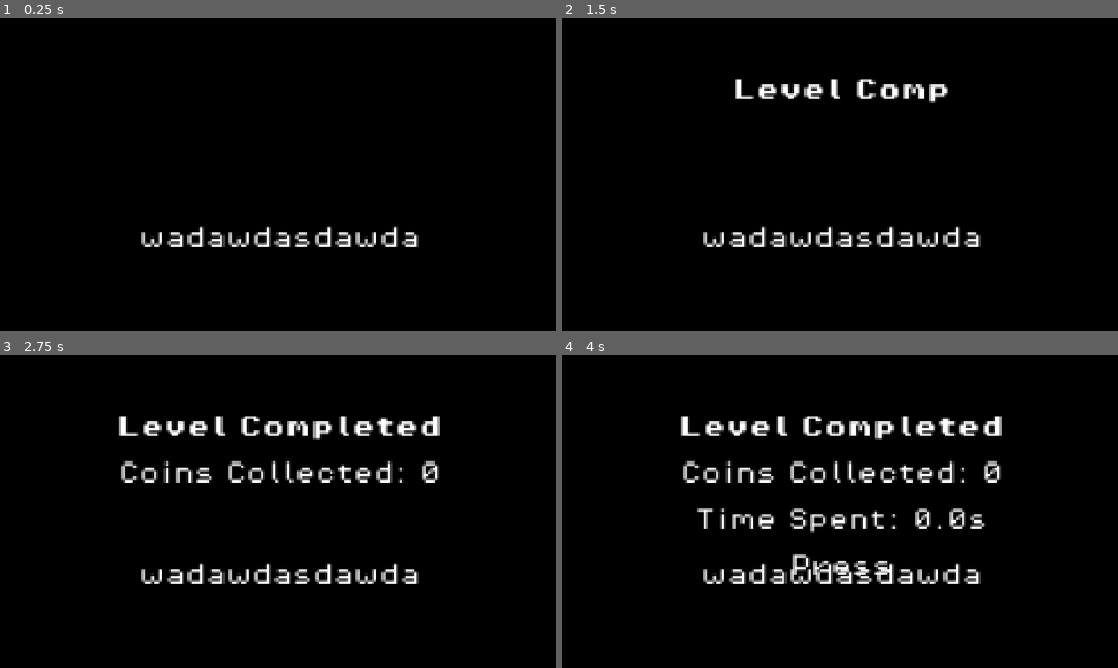
Above: before the commit, frames 1-4 (two rows, left to right).
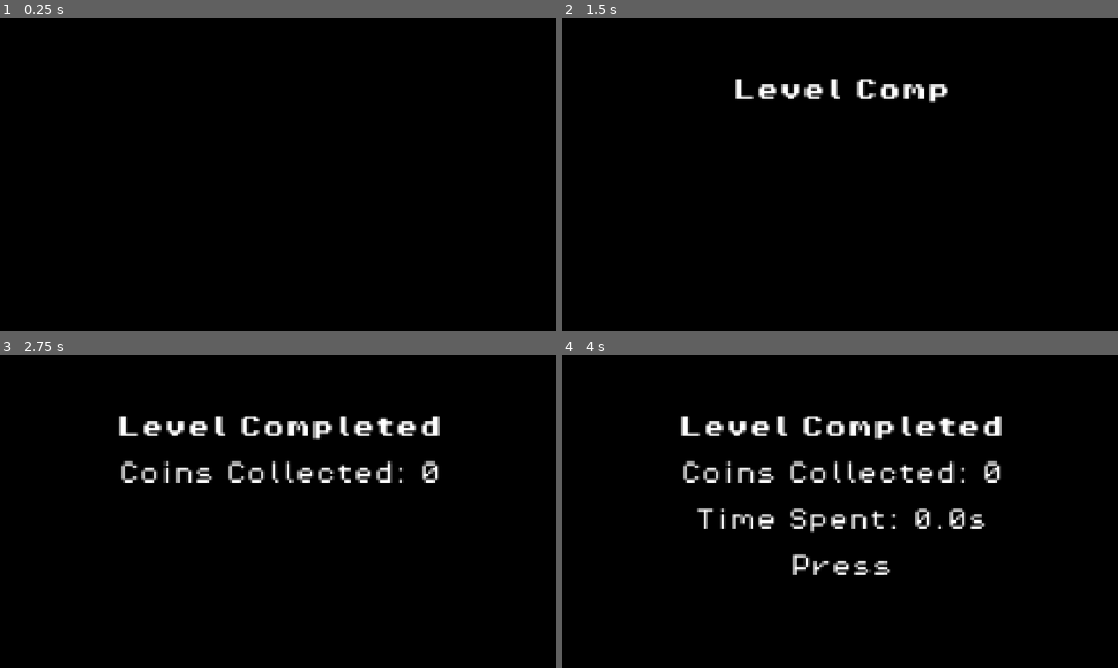
Above: after the commit, the same moments.

Repository: mubixd69-ux/Twister
Game: Godot game, scene res://scenes/control.tscn
Two runs of this game, one before a commit and one after it. Both use one fixed random seed, a clock stepped at 60 frames per second and the inputs below. This scene is started directly instead of the project's main scene.
Inputs (mouse positions are in pixels of both pictures, inside the frame that each line leads up to):
- Up to frame 1 (0.25 s): no input
- Up to frame 2 (1.5 s): tap Enter at 0.5, 1.25 s; move the mouse to (962, 158) at 0.52 s; hold D (right) from 0.53 s (still down); click (962, 158) at 0.6 s; tap Space (jump) at 0.77 s; move the mouse to (728, 190) at 1.27 s; tap Alt at 1.35 s
- Up to frame 3 (2.75 s): tap Space (jump) at 1.52 s; tap Enter at 2 s; move the mouse to (333, 442) at 2.02 s; release D (right) at 2.03 s; hold A (left) from 2.03 s (still down); tap Shift at 2.1 s
- Up to frame 4 (4 s): tap Enter at 2.75, 3.5 s; move the mouse to (812, 574) at 2.77 s; release A (left) at 2.78 s; hold D (right) from 2.78 s (still down); click (812, 574) at 2.85 s; tap Space (jump) at 3.02, 3.77 s; move the mouse to (1006, 558) at 3.52 s; tap Alt at 3.6 s

The runs differ from the first frame. In frame 1, 1.6% of the frame differs, in the area x 25-76%, y 66-74%; in frame 2, 1.6%; in frame 3, 1.6%; in frame 4, 1.5%.

Commit message:
removed something that was not needed

Diff:
--- a/scenes/control.tscn
+++ b/scenes/control.tscn
@@ -40,16 +40,3 @@
 bbcode_enabled = true
 text = "wadawdasdawda"
 horizontal_alignment = 1
-
-[node name="PromtLabel" type="RichTextLabel" parent="." unique_id=2065410965]
-layout_mode = 0
-offset_left = 215.0
-offset_top = 270.0
-offset_right = 656.0
-offset_bottom = 491.0
-theme_override_fonts/normal_font = ExtResource("2_r67kn")
-theme_override_fonts/bold_font = ExtResource("3_brbbq")
-theme_override_font_sizes/normal_font_size = 16
-bbcode_enabled = true
-text = "wadawdasdawda"
-horizontal_alignment = 1
